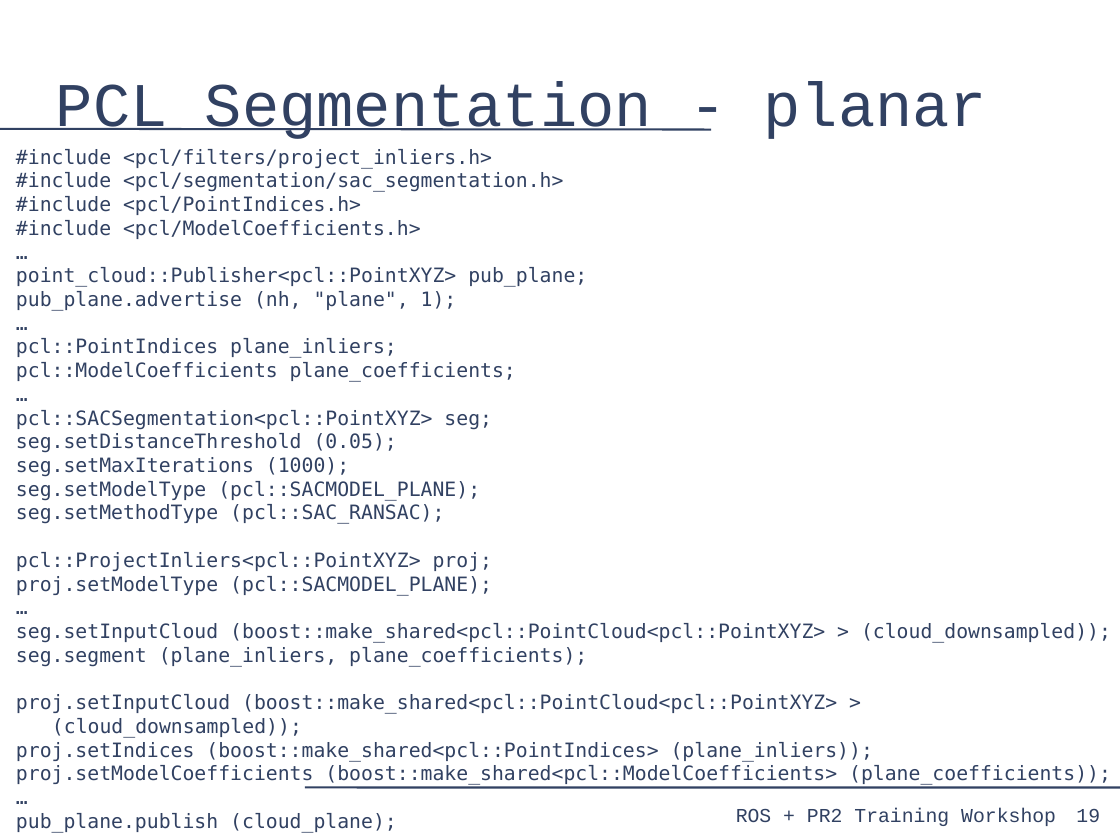
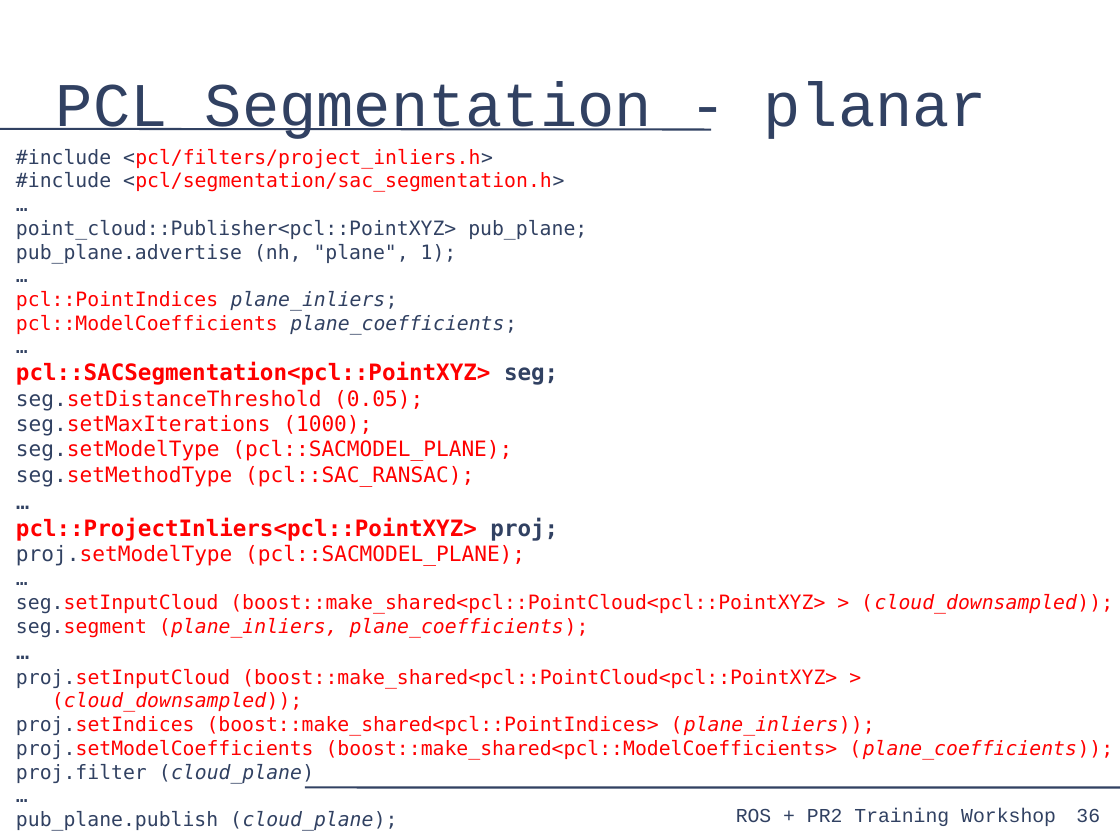
Before and after one commit to PR2/pr2_docs, a slide deck: slide 36 of pr2_training_workshop/processing_laser_data/slides.odp (slide 19 before the commit). Drawn at 1120x840 pixels with LibreOffice and Linux fonts; fonts in the diff are those of the drawing. Boxes give left, top, right and bottom in pixels: in the first picture for what was removed or moved away, otherwise in the second. Text is boxed around its words. In the diff, an @@ line names an element or a change of style, - is before the commit and + after.

```diff
--- a/pr2_training_workshop/processing_laser_data/slides.odp
+++ b/pr2_training_workshop/processing_laser_data/slides.odp
@@ text at [16,149,1113,784]: paragraph added @@
+…
@@ text at [16,149,1113,784]: paragraph added @@
+…
@@ text at [16,149,1113,760]: text colour #314162 to #FF0000 in "<pcl/filters/project_inliers.h>", "<pcl/segmentation/sac_segmentation.h>", "pcl::PointIndices", "pcl::ModelCoefficients" and 12 more places; italic on in "plane_inliers;", "plane_coefficients;", "(cloud_downsampled));", "(plane_inliers, plane_coefficients);" and 4 more places; size 14 to 16 pt, bold on in "pcl::SACSegmentation<pcl::PointXYZ> seg;", "pcl::ProjectInliers<pcl::PointXYZ> proj;"; size 14 to 15 pt in "seg.setDistanceThreshold (0.05);", "seg.setMaxIterations (1000);", "seg.setModelType (pcl::SACMODEL_PLANE);", "seg.setMethodType (pcl::SAC_RANSAC);" and 1 more places @@
@@ text at [16,196,421,239]: paragraphs removed @@
-#include <pcl/PointIndices.h>
-#include <pcl/ModelCoefficients.h>
@@ text at [16,764,314,784]: paragraph added @@
+proj.filter (cloud_plane)
@@ page number at [1076,809,1100,822]: text changed @@
-19
+36
```
Also in this commit, not shown: 5 other slides changed, 20 slides added.
